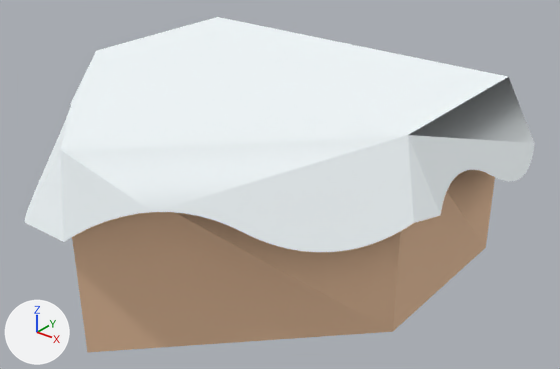
An edit to the OBJ model Assets/LevelAssets/Models/OBJ format/blockSnowEnd.obj, drawn before and after from the same camera.
Both versions are drawn from a 50 mm camera at (1.23, -1.338, 1.112) aimed at (0.091, 0.086, 0.23). Every picture has the same lights, and +X, +Y and +Z are marked at lower left. Where no turn or scale is listed for an object, it has been applied to the vertices.

The first picture shows 'blockSnowEnd'.
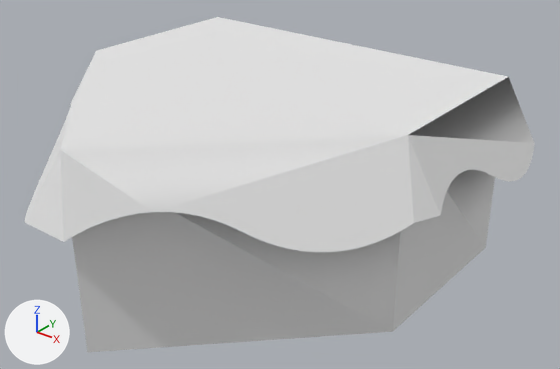
Location of each change, (x1, y1, x2, y2) in pixels of the pictures (560 x 369 px):
'blockSnowEnd', recoloured
    both: (24, 17, 534, 352)

The change, as a list of edits to the scene's bpy script:
```text
Change mat_dirt:
    mat_dirt.base_color: (0.878, 0.576, 0.373) -> (0.8, 0.8, 0.8)  # beige #f1c8a4 -> white #e7e7e7
Change mat_snow:
    mat_snow.base_color: (0.92, 0.979, 1.0) -> (0.8, 0.8, 0.8)  # white #f6fdff -> white #e7e7e7
```
